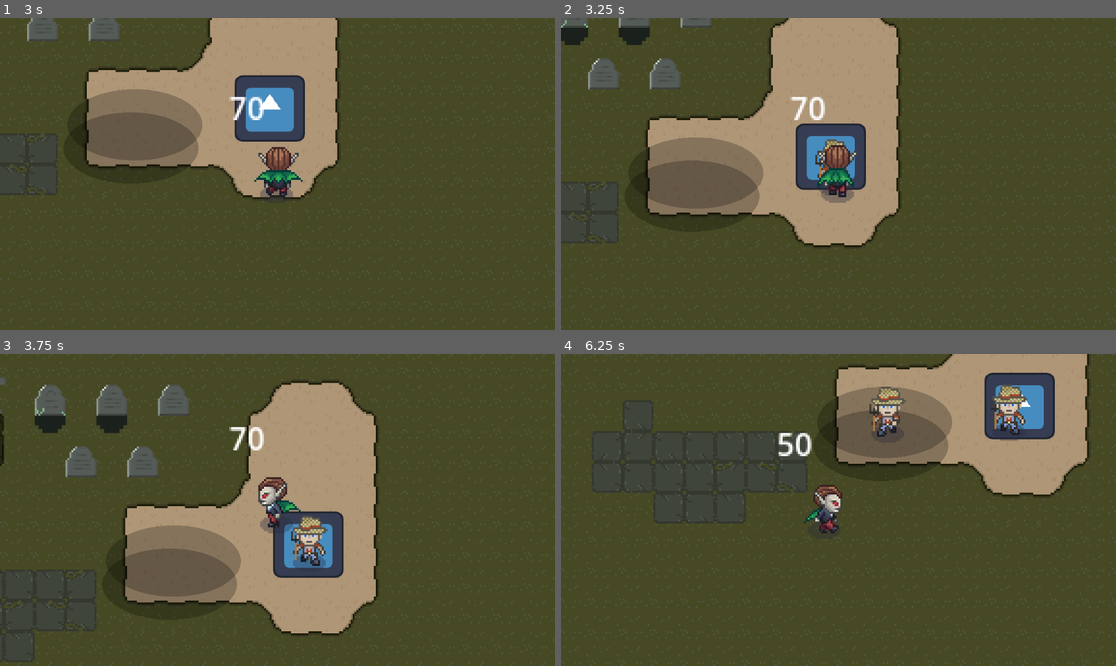
Above: before the commit, frames 1-4 (two rows, left to right).
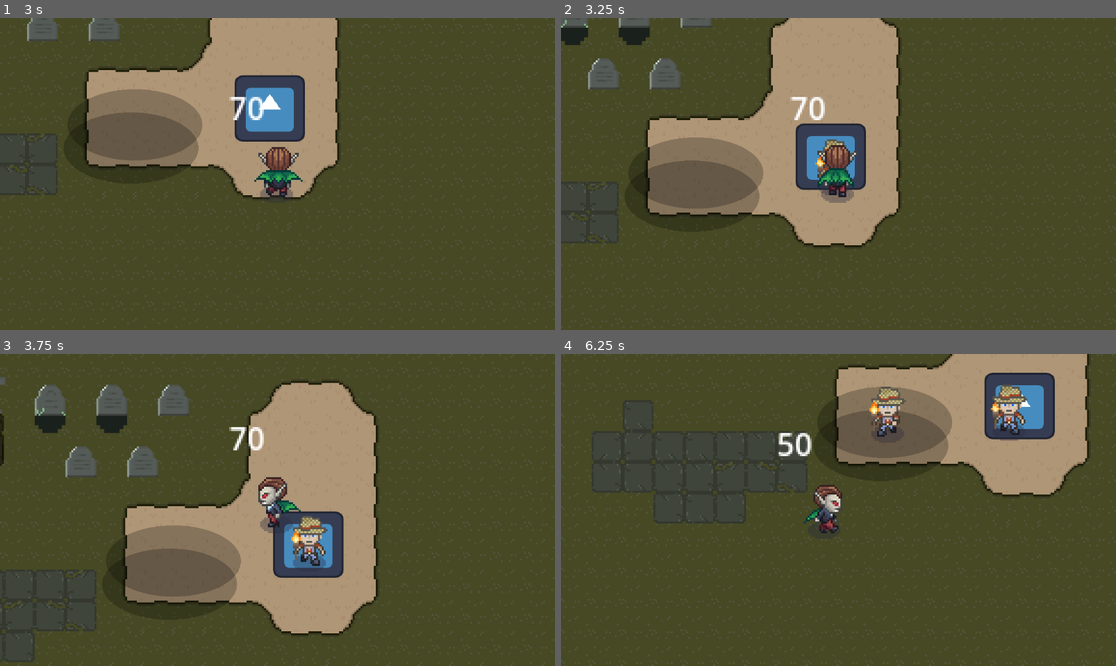
Above: after the commit, the same moments.

Repository: sstrac/shadow_hunters
Game: Godot game, scene res://Scenes/Level1.tscn
Two runs of this game, one before a commit and one after it. Both use one fixed random seed, a clock stepped at 60 frames per second and the inputs below. The engine's default icon, where the game draws it, is replaced by a stand-in: a white triangle on a blue panel in a dark square.
Inputs:
- Up to frame 1 (3 s): hold D (right) 0.53-1.28 s; hold Down (down) 1.28-2.03 s; hold D (right) 2.03-2.78 s; hold Up (up) from 2.78 s (still down)
- Up to frame 2 (3.25 s): keep holding Up (up)
- Up to frame 3 (3.75 s): release Up (up) at 3.53 s; hold A (left) from 3.53 s (still down)
- Up to frame 4 (6.25 s): release A (left) at 5.03 s; hold Down (down) 5.03-5.78 s; hold D (right) from 5.78 s (still down)

Frame 1 is identical in both runs. In frame 2, less than 0.1% of the frame differs, in the area x 45-48%, y 43-52%; in frame 3, less than 0.1%; in frame 4, 0.2%, in the area x 55-80%, y 14-25%.

Commit message:
Randomly choose pitchfork or torch for enemy

Diff:
--- a/Scenes/enemy/EnemySprite.tscn
+++ b/Scenes/enemy/EnemySprite.tscn
@@ -1,20 +1,22 @@
-[gd_scene load_steps=4 format=3 uid="uid://72fpu6gyhf23"]
+[gd_scene load_steps=5 format=3 uid="uid://72fpu6gyhf23"]
 
+[ext_resource type="Script" uid="uid://benmf64j4xfwv" path="res://Scripts/enemy/enemy_sprite.gd" id="1_p61mc"]
 [ext_resource type="SpriteFrames" uid="uid://u1v1cbvo2ojl" path="res://Assets/spriteframes/enemy_spriteframes.tres" id="1_vlg6w"]
 [ext_resource type="PackedScene" uid="uid://dcddoavqciu3x" path="res://Scenes/player/PitchFork.tscn" id="2_p61mc"]
 [ext_resource type="PackedScene" uid="uid://ctvy64jig05p7" path="res://Scenes/player/Torch.tscn" id="3_5jvdr"]
 
 [node name="EnemySprite" type="Node2D"]
+script = ExtResource("1_p61mc")
 
 [node name="AnimatedSprite2D" type="AnimatedSprite2D" parent="."]
 sprite_frames = ExtResource("1_vlg6w")
 autoplay = "default"
 
-[node name="Node2D" type="Node2D" parent="."]
+[node name="Hand" type="Node2D" parent="."]
 position = Vector2(-8, 1)
 
-[node name="PitchFork" parent="Node2D" instance=ExtResource("2_p61mc")]
-visible = true
+[node name="PitchFork" parent="Hand" instance=ExtResource("2_p61mc")]
+position = Vector2(1, 0)
 
-[node name="Torch" parent="Node2D" instance=ExtResource("3_5jvdr")]
+[node name="Torch" parent="Hand" instance=ExtResource("3_5jvdr")]
 position = Vector2(0, 3)
--- a/Scenes/player/PitchFork.tscn
+++ b/Scenes/player/PitchFork.tscn
@@ -2,22 +2,22 @@
 
 [ext_resource type="Texture2D" uid="uid://bv7ubrca1vwgc" path="res://Assets/img/pitchfork.png" id="1_a3ar3"]
 
-[sub_resource type="AtlasTexture" id="AtlasTexture_6xm1a"]
+[sub_resource type="AtlasTexture" id="AtlasTexture_bxr1r"]
 atlas = ExtResource("1_a3ar3")
-region = Rect2(0, 0, 5, 15)
+region = Rect2(0, 0, 6, 16)
 
-[sub_resource type="AtlasTexture" id="AtlasTexture_yqrfj"]
+[sub_resource type="AtlasTexture" id="AtlasTexture_nip3v"]
 atlas = ExtResource("1_a3ar3")
-region = Rect2(5, 0, 5, 15)
+region = Rect2(6, 0, 6, 16)
 
 [sub_resource type="SpriteFrames" id="SpriteFrames_b3kb2"]
 animations = [{
 "frames": [{
 "duration": 1.0,
-"texture": SubResource("AtlasTexture_6xm1a")
+"texture": SubResource("AtlasTexture_bxr1r")
 }, {
 "duration": 1.0,
-"texture": SubResource("AtlasTexture_yqrfj")
+"texture": SubResource("AtlasTexture_nip3v")
 }],
 "loop": true,
 "name": &"default",
@@ -28,3 +28,4 @@
 visible = false
 sprite_frames = SubResource("SpriteFrames_b3kb2")
 autoplay = "default"
+frame_progress = 0.20833333
--- /dev/null
+++ b/Scripts/enemy/enemy_sprite.gd
@@ -0,0 +1,5 @@
+extends Node2D
+
+
+func _ready() -> void:
+	get_node("Hand").get_child(randi_range(0,1)).show()
Binary file changed: Assets/img/pitchfork.png
Not shown, added: Scripts/enemy/enemy_sprite.gd.uid
